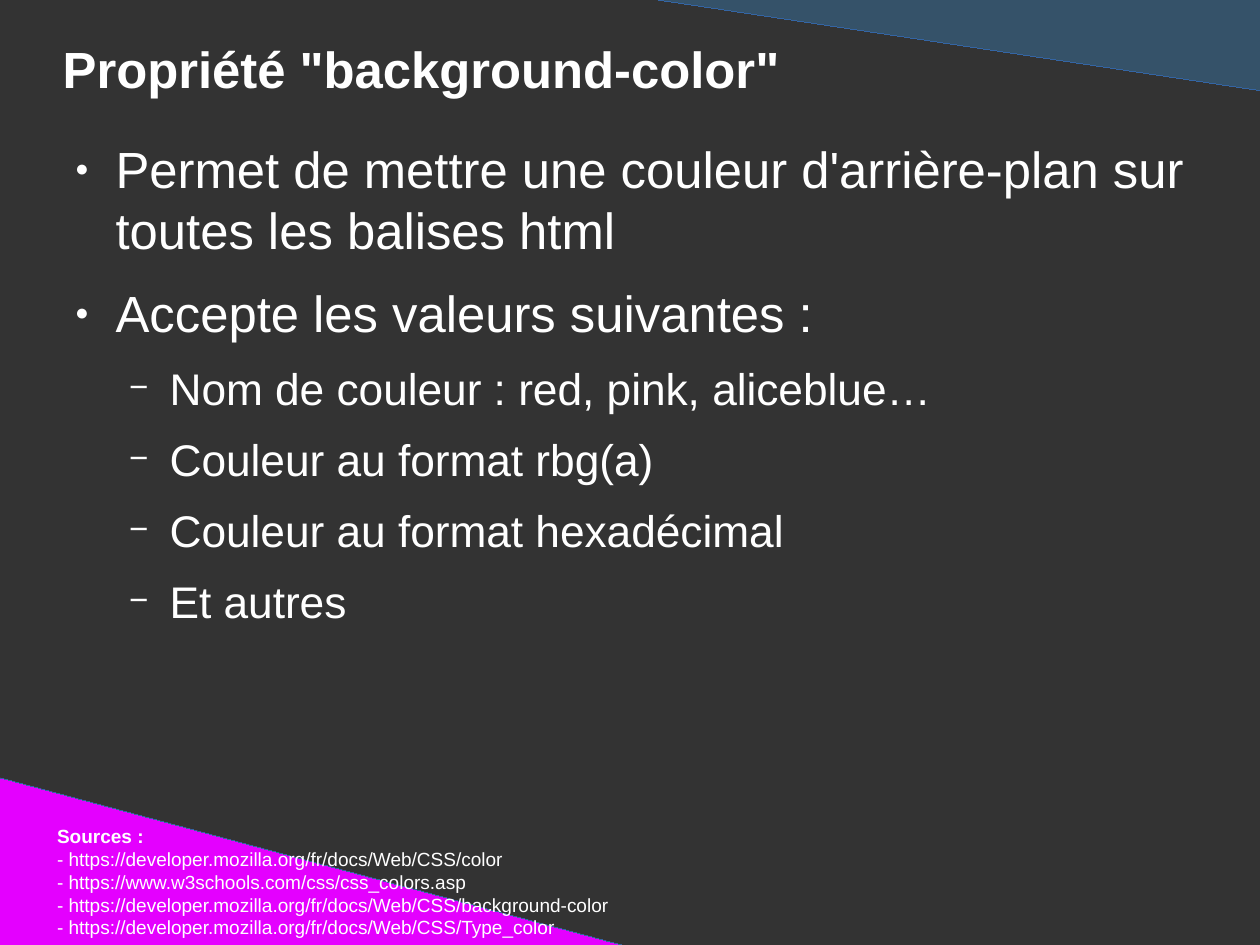
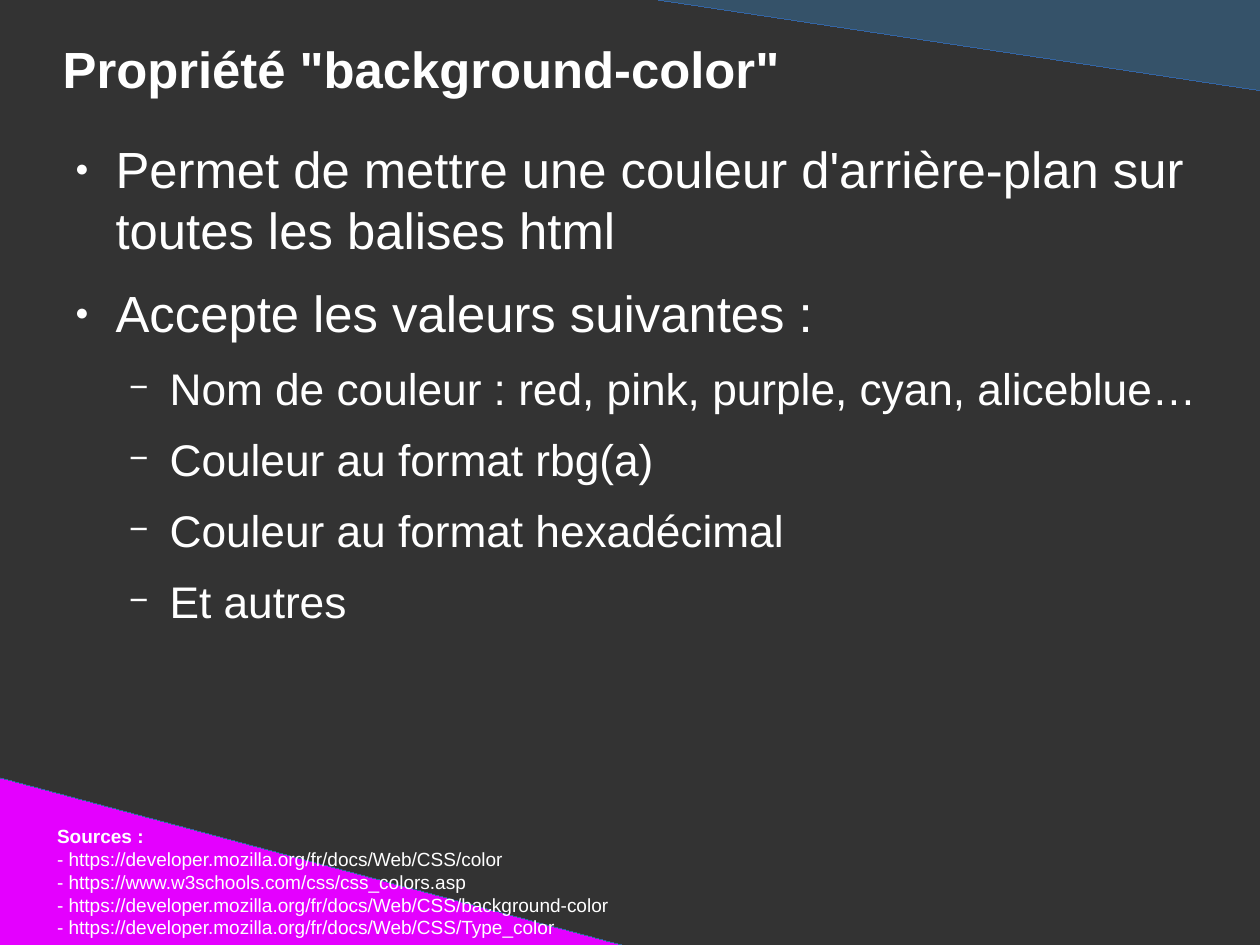
Before and after one commit to DanYellow/presentations, a slide deck: slide 10 of mmi/html/travaux-pratiques/numero-2/presentation.odp (slide 9 before the commit). Drawn at 1260x945 pixels with LibreOffice and Linux fonts; fonts in the diff are those of the drawing. Boxes give left, top, right and bottom in pixels: in the first picture for what was removed or moved away, otherwise in the second. Text is boxed around its words. In the diff, an @@ line names an element or a change of style, - is before the commit and + after.

```diff
--- a/mmi/html/travaux-pratiques/numero-2/presentation.odp
+++ b/mmi/html/travaux-pratiques/numero-2/presentation.odp
@@ text at (170,373,1196,413): text changed @@
-  − Nom de couleur : red, pink, aliceblue…
+  − Nom de couleur : red, pink, purple, cyan, aliceblue…
```
Also in this commit, not shown: 4 other slides changed, 4 slides added, 1 slide removed, 2 other files.
